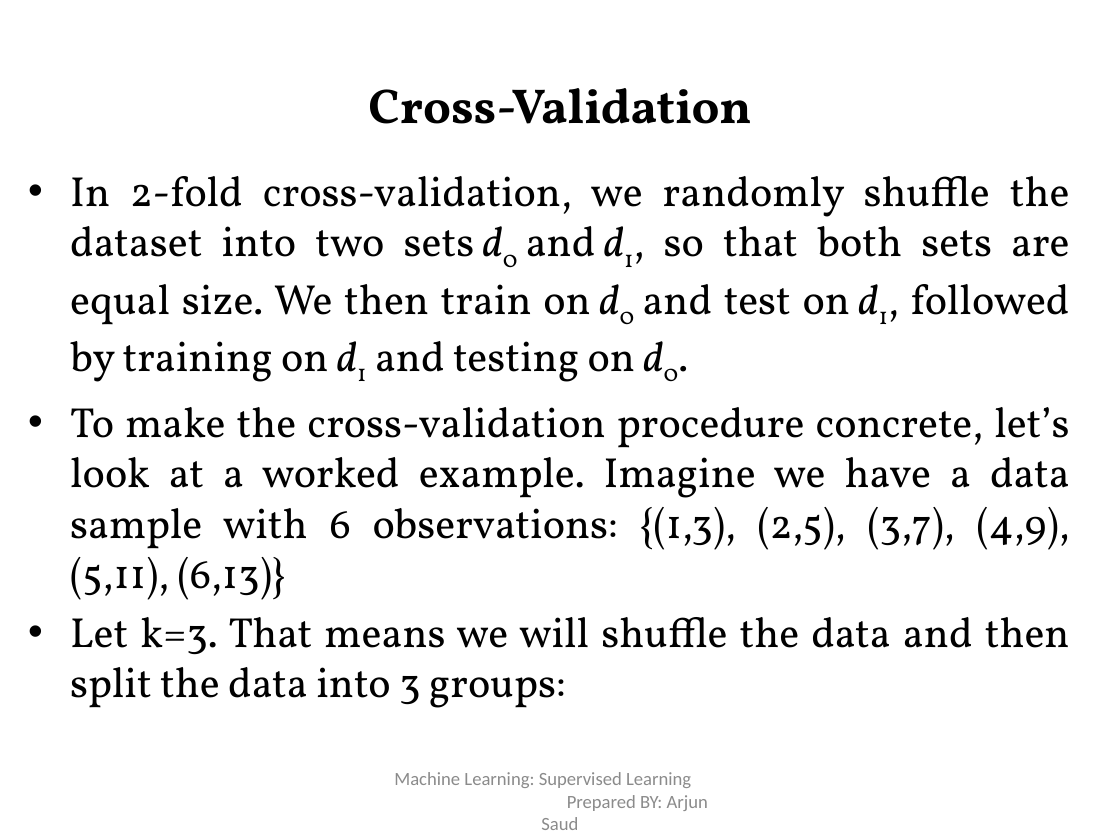
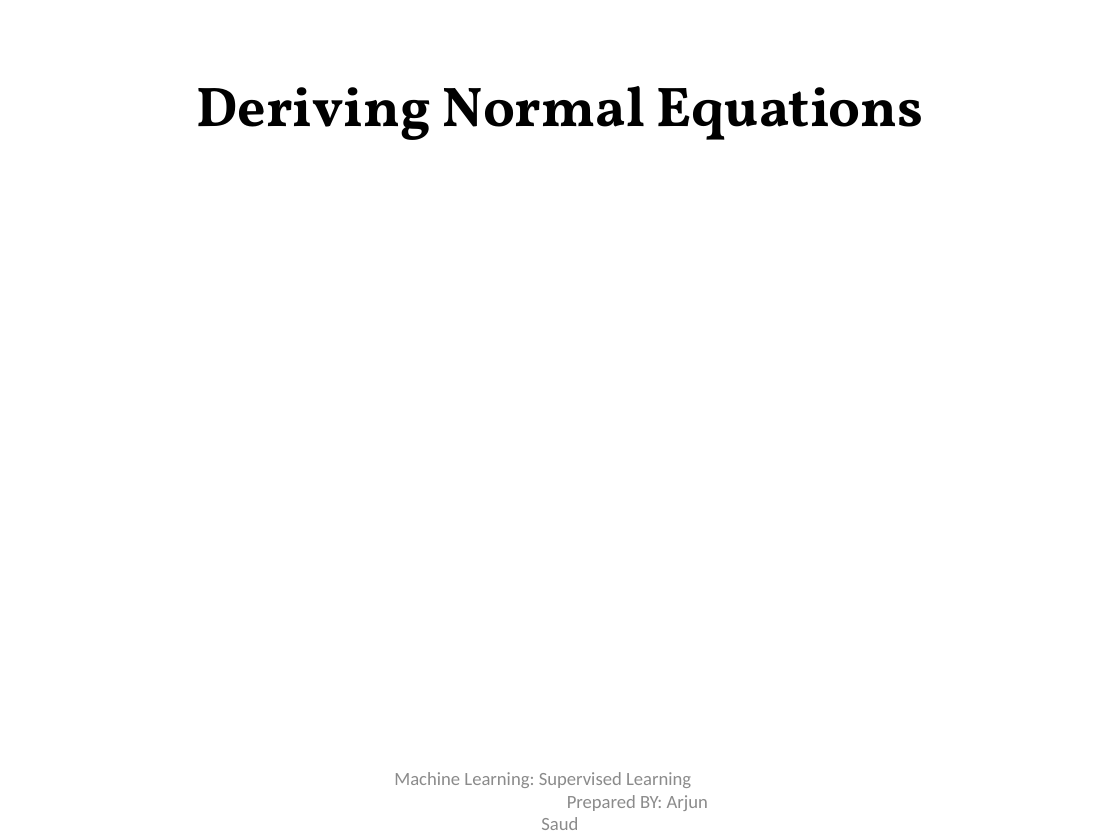
Before and after one commit to risav55/notes, a slide deck: slide 38 of Second Semester/ML/Unit -2 Supervised Learning.pptx (slide 54 before the commit). Drawn at 1120x840 pixels with LibreOffice and Linux fonts; fonts in the diff are those of the drawing; grey boxes stand for pictures. Boxes give left, top, right and bottom in pixels: in the first picture for what was removed or moved away, otherwise in the second. Text is boxed around its words. In the diff, an @@ line names an element or a change of style, - is before the commit and + after.

```diff
--- a/Second Semester/ML/Unit -2 Supervised Learning.pptx
+++ b/Second Semester/ML/Unit -2 Supervised Learning.pptx
@@ title at (196,86,923,140): text changed; size 31.5 to 36 pt @@
-Cross-Validation
+Deriving Normal Equations
@@ text removed at (70,176,1070,708) @@
-• In 2-fold cross-validation, we randomly shuffle the dataset into two sets d0 and d1, so that both sets are equal size. We then train on d0 and test on d1, followed by training on d1 and testing on d0.
-• To make the cross-validation procedure concrete, let’s look at a worked example. Imagine we have a data sample with 6 observations: {(1,3), (2,5), (3,7), (4,9), (5,11), (6,13)}
-• Let k=3. That means we will shuffle the data and then split the data into 3 groups:
```
Also in this commit, not shown: 5 other slides changed, 14 slides added, 5 other files.
